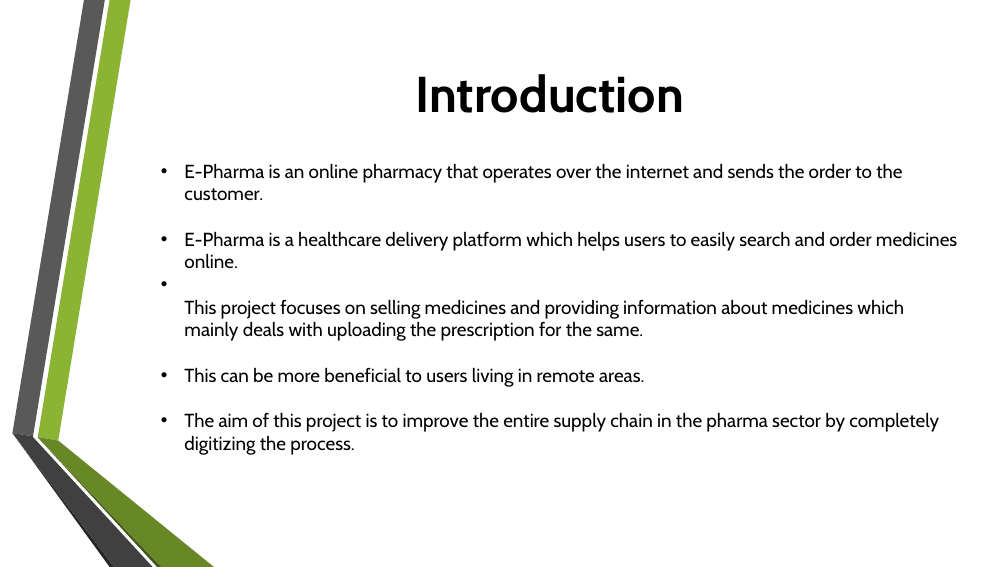
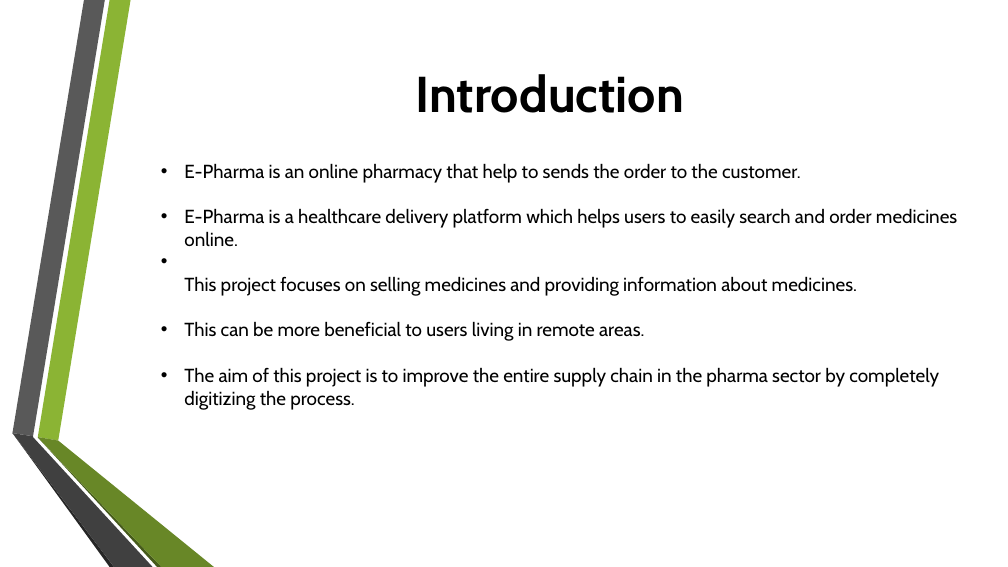
Before and after one commit to cdac-team-09/pptE-pharma, a slide deck: slide 3 of E-PHARMA.pptx. Drawn at 1008x567 pixels with LibreOffice and Linux fonts; fonts in the diff are those of the drawing; background and template pictures are left out. Boxes give left, top, right and bottom in pixels: in the first picture for what was removed or moved away, otherwise in the second. Text is boxed around its words. In the diff, an @@ line names an element or a change of style, - is before the commit and + after.

```diff
--- a/E-PHARMA.pptx
+++ b/E-PHARMA.pptx
@@ text at (184,163,801,183): text changed @@
-• E-Pharma is an online pharmacy that operates over the internet and sends the order to the customer.
+• E-Pharma is an online pharmacy that help to sends the order to the customer.
@@ text at (184,276,857,296): text changed @@
-• This project focuses on selling medicines and providing information about medicines which mainly deals with uploading the prescription for the same.
+• This project focuses on selling medicines and providing information about medicines.
```
Also in this commit, not shown: 1 other slide changed, 1 slide added, 1 slide removed.
